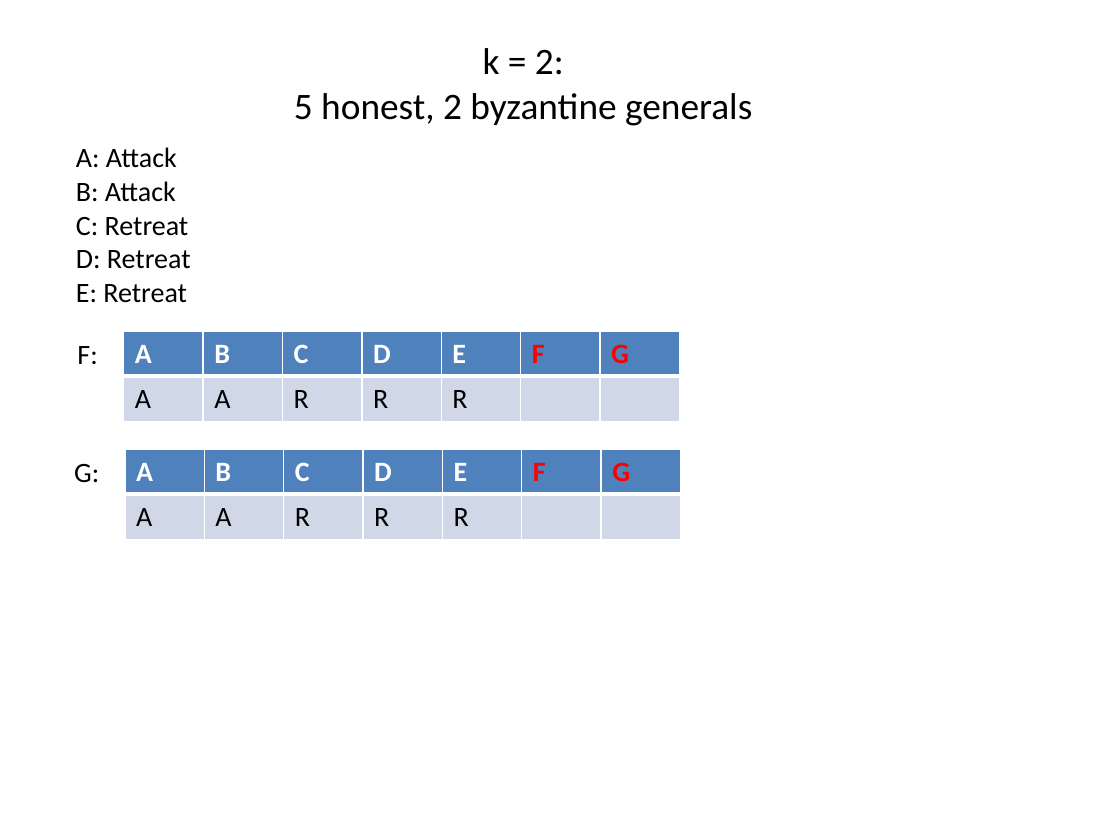
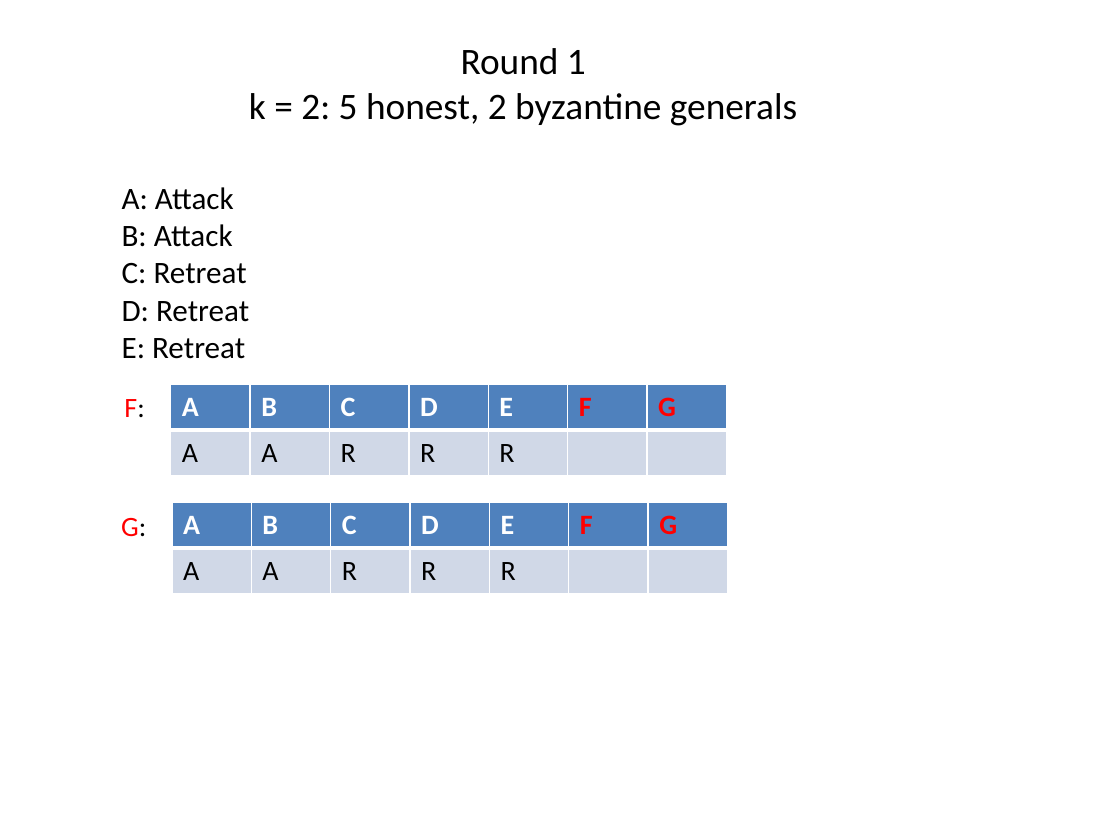
Before and after one commit to tjeromin/Distributed-Systems, a slide deck: slide 1 of Lab4/task3.pptx. Drawn at 1120x840 pixels with LibreOffice and Linux fonts; fonts in the diff are those of the drawing. Boxes give left, top, right and bottom in pixels: in the first picture for what was removed or moved away, otherwise in the second. Text is boxed around its words. In the diff, an @@ line names an element or a change of style, - is before the commit and + after.

```diff
--- a/Lab4/task3.pptx
+++ b/Lab4/task3.pptx
@@ text at (249,48,797,126): text changed @@
-k = 2:
-5 honest, 2 byzantine generals
+Round 1
+k = 2: 5 honest, 2 byzantine generals
@@ text "A: Attack": place and size @@
-text "A: Attack" at (76,147,191,303)
+text "A: Attack" at (122,187,249,359)
@@ text "A: Attack" at (122,187,249,359): size 18 to 20 pt @@
@@ text "F:" at (124,399,144,417): text colour #000000 to #FF0000 in "F:" @@
@@ 2 tables, 2 texts: place and size @@
-2 tables, 2 texts at (74,330,682,540)
+2 tables, 2 texts at (121,384,729,594)
@@ text "G:" at (121,518,146,537): text colour #000000 to #FF0000 in "G:" @@
```
Also in this commit, not shown: 2 other slides changed, 4 slides added, 1 other file.
